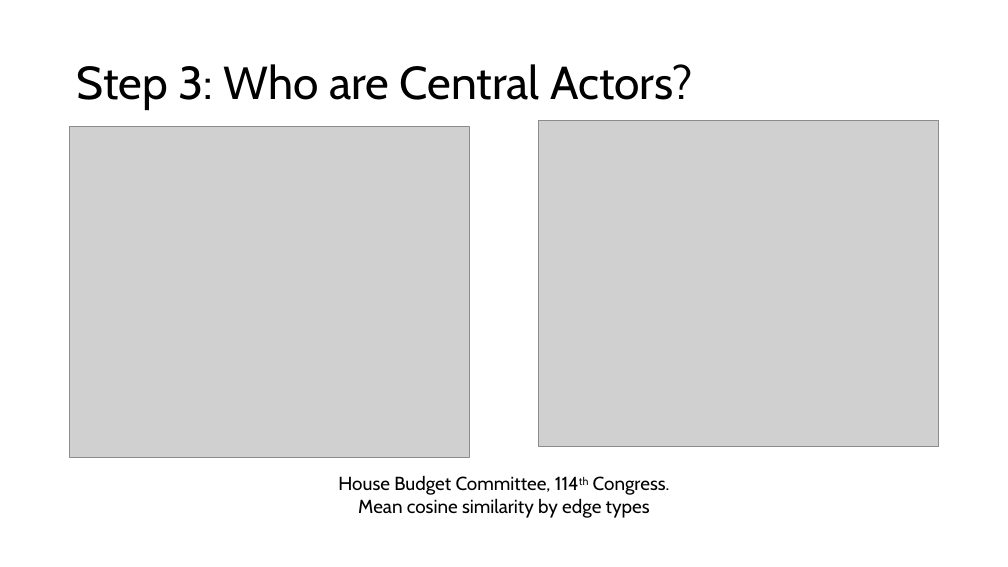
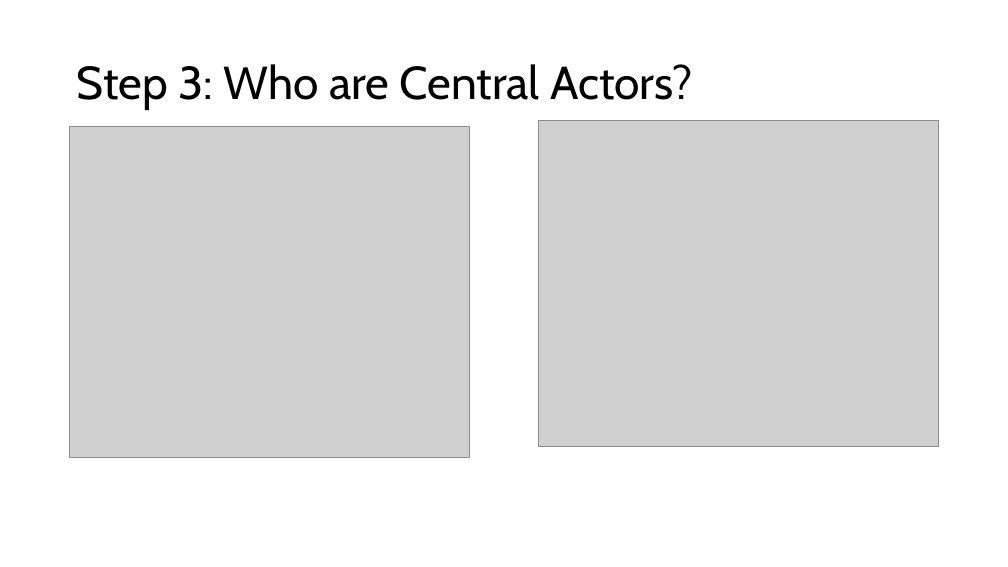
Before and after one commit to anjungbae/erdos-rhetorics, a slide deck: slide 7 of erdos_rev.pptx. Drawn at 1008x567 pixels with LibreOffice and Linux fonts; fonts in the diff are those of the drawing; grey boxes stand for pictures. Boxes give left, top, right and bottom in pixels: in the first picture for what was removed or moved away, otherwise in the second. Text is boxed around its words. In the diff, an @@ line names an element or a change of style, - is before the commit and + after.

```diff
--- a/erdos_rev.pptx
+++ b/erdos_rev.pptx
@@ text removed at <box>338,475,670,518</box> @@
-House Budget Committee, 114th Congress.
-Mean cosine similarity by edge types
```
